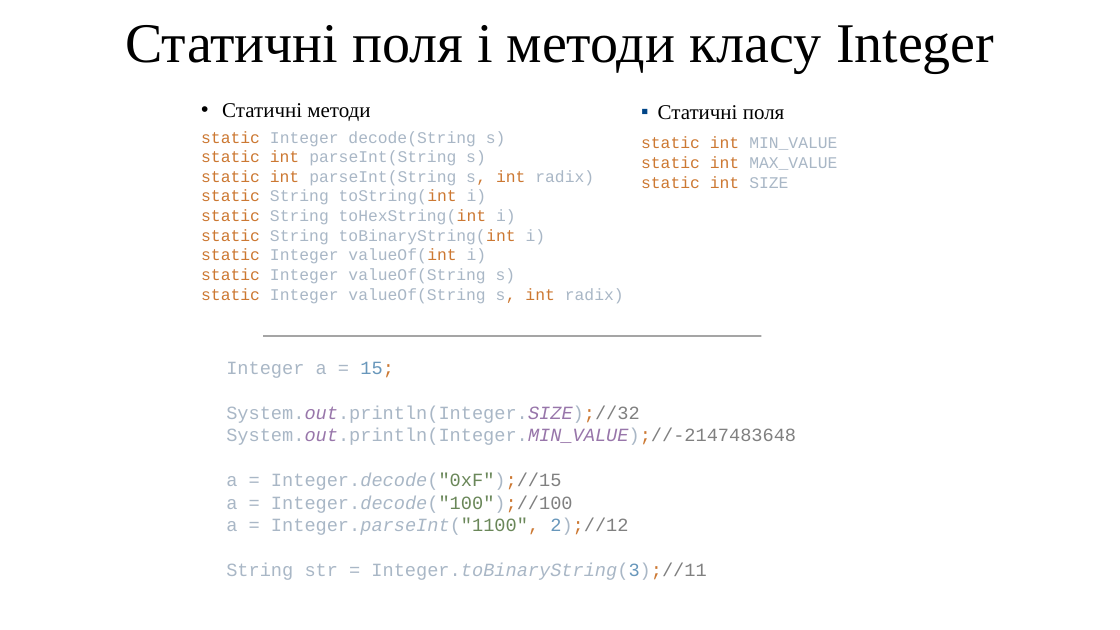
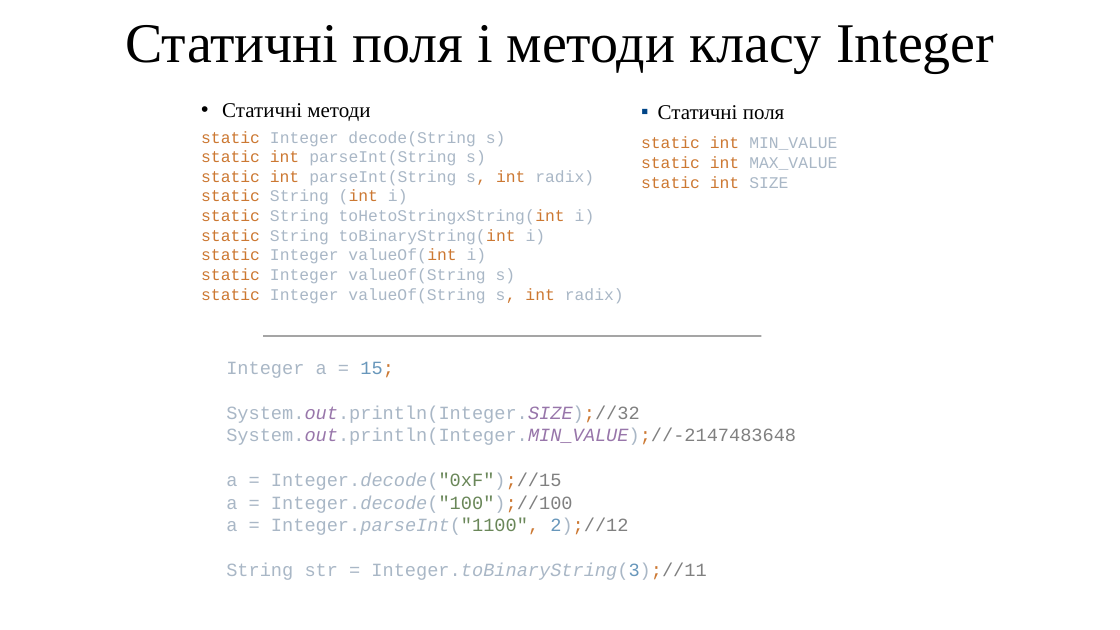
Before and after one commit to arg3ntuum/JavaCourse, a slide deck: slide 16 of Java Урок 6 Math.pptx. Drawn at 1120x630 pixels with LibreOffice and Linux fonts; fonts in the diff are those of the drawing. Boxes give left, top, right and bottom in pixels: in the first picture for what was removed or moved away, otherwise in the second. Text is boxed around its words. In the diff, an @@ line names an element or a change of style, - is before the commit and + after.

```diff
--- a/Java Урок 6 Math.pptx
+++ b/Java Урок 6 Math.pptx
@@ text at bbox=[201, 131, 624, 303]: text changed @@
-static Integer decode(String s)
-static int parseInt(String s)
-static int parseInt(String s, int radix)
-static String toString(int i)
-static String toHexString(int i)
-static String toBinaryString(int i)
-static Integer valueOf(int i)
-static Integer valueOf(String s)
-static Integer valueOf(String s, int radix)
+static Integer decode(String s)
+static int parseInt(String s)
+static int parseInt(String s, int radix)
+static String (int i)
+static String toHetoStringxString(int i)
+static String toBinaryString(int i)
+static Integer valueOf(int i)
+static Integer valueOf(String s)
+static Integer valueOf(String s, int radix)
```
Also in this commit, not shown: 10 other files.
